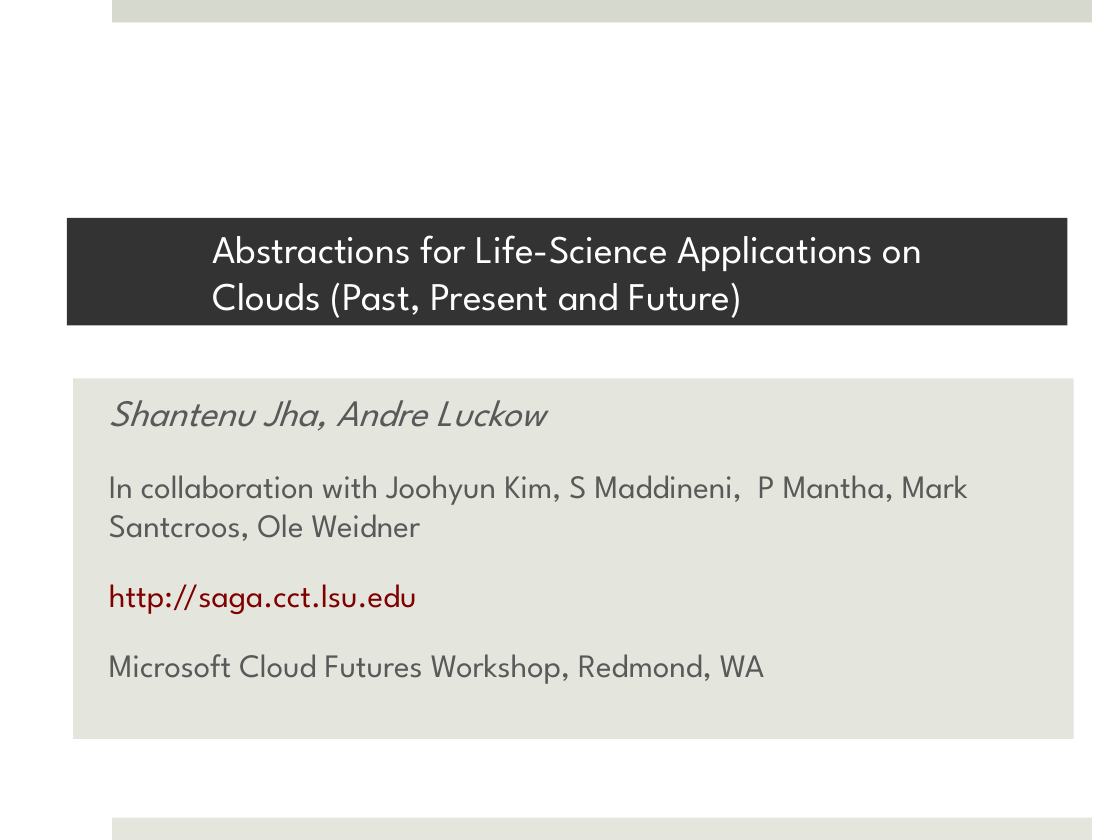
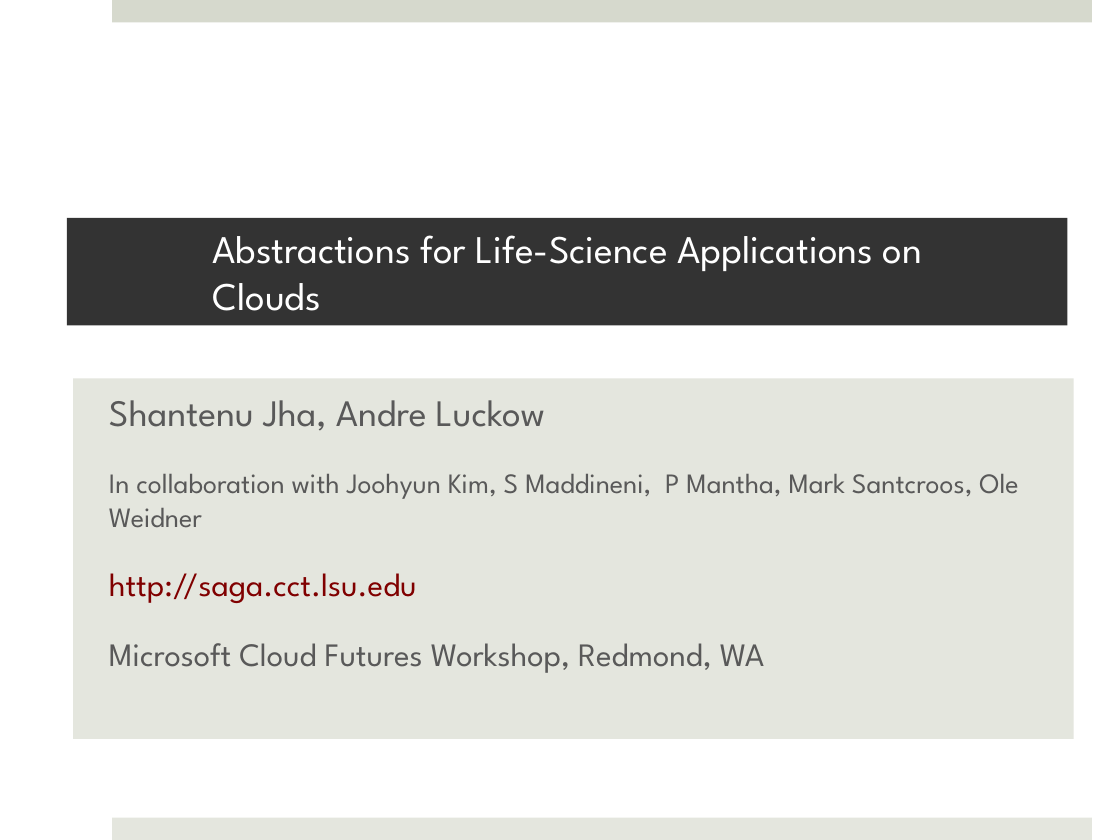
Before and after one commit to saga-project/saga-cpp-legacy-projects, a slide deck: slide 1 of saga-talks/abstractions_for_ls-microsoft.pptx. Drawn at 1120x840 pixels with LibreOffice and Linux fonts; fonts in the diff are those of the drawing; background and template pictures are left out. Boxes give left, top, right and bottom in pixels: in the first picture for what was removed or moved away, otherwise in the second. Text is boxed around its words. In the diff, an @@ line names an element or a change of style, - is before the commit and + after.

Commit message:
Lots of pending changes and incorporated Andre L's changes

```diff
--- a/saga-talks/abstractions_for_ls-microsoft.pptx
+++ b/saga-talks/abstractions_for_ls-microsoft.pptx
@@ title at bbox=[212, 235, 922, 311]: text changed @@
-Abstractions for Life-Science Applications on Clouds (Past, Present and Future)
+Abstractions for Life-Science Applications on Clouds
@@ subtitle at bbox=[109, 400, 1018, 528]: italic off in "Shantenu Jha, Andre Luckow"; size 21 to 18 pt in "In collaboration with Joohyun Kim, S Maddineni, ..." @@
```
Also in this commit, not shown: 13 other slides changed, 3 slides added, 6 slides removed.
